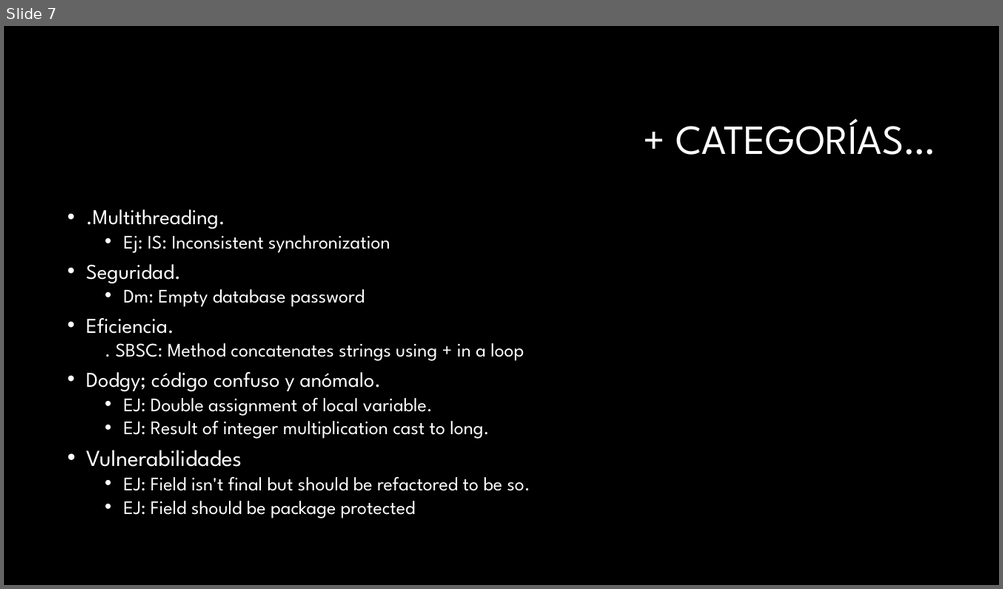
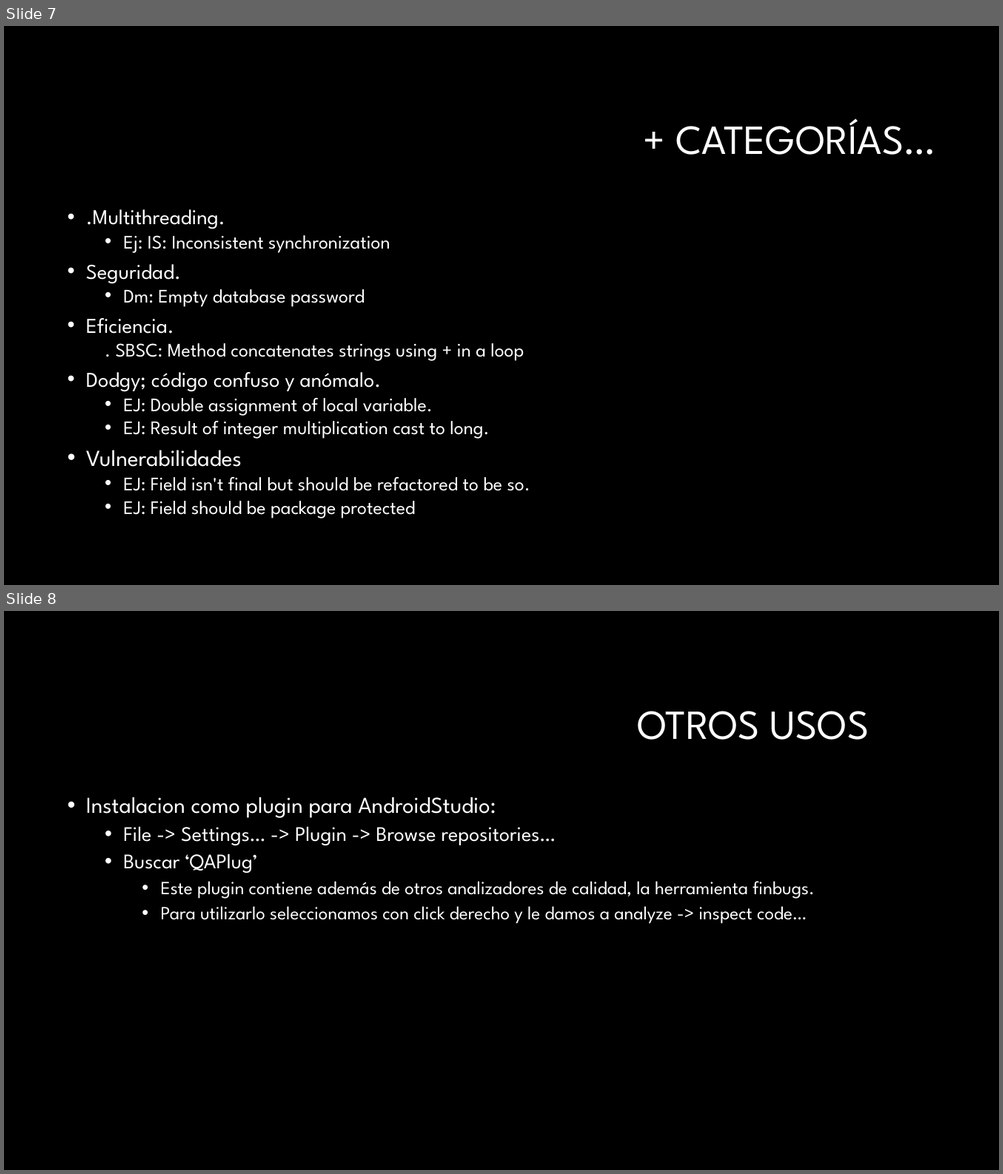
Before and after one commit to revillavacaslucas/TallerFindbugs, a slide deck: FindbugsPresentación.pptx. Shown one above the other, each under a label of ours: slide 7 before the commit, slides 7 and 8 after it. The pictures are 1003x589 and 1003x1174 pixels, drawn with LibreOffice and Linux fonts; fonts in the diff are those of the drawing; background and template pictures are left out. Boxes give left, top, right and bottom in pixels: in the first picture for what was removed or moved away, otherwise in the second. Text is boxed around its words. In the diff, an @@ line names an element or a change of style, - is before the commit and + after.

```diff
--- a/FindbugsPresentación.pptx
+++ b/FindbugsPresentación.pptx
@@ slide 8 added at [4,611,999,1170], background #000000 @@
@@ title added at [637,711,869,740], 40 pt, text #FFFFFF @@
+OTROS USOS
@@ text added at [86,797,814,924], 18 pt, text #FFFFFF @@
+• Instalacion como plugin para AndroidStudio:
+  • File -> Settings… -> Plugin -> Browse repositories…
+  • Buscar ‘QAPlug’
+    • Este plugin contiene además de otros analizadores de calidad, la herramienta finbugs.
+    • Para utilizarlo seleccionamos con click derecho y le damos a analyze -> inspect code…
```
